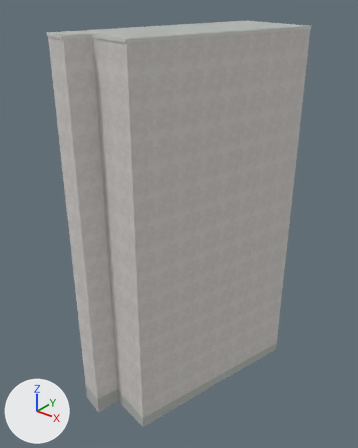
An edit to the Blender file assets/blender/buildings/osm-way-115973679.blend, drawn before and after from the same camera.
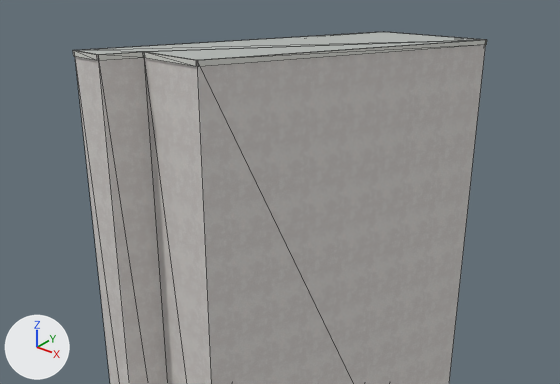
There are two pictures of each version: one whole from a camera (50 mm lens) standing at (11.24, -14.46, 16.4) and looking at (-0.32, 0.0, 7.44), one close up on the part from 0% to 100% of the width and 0% to 55% of the height. Lighting does not change. The marker at lower left points along +X, +Y and +Z. The last two pictures show the newer version. The close-ups show mesh edges as thin lines.

Before the edit, the objects in view are built like this:
```python
ob_reality_115973679_near_reality_aged_pale_plaster = bpy.data.objects.new('reality 115973679 near reality aged pale plaster', me_reality_115973679_near_reality_aged_pale_plaster)
ob_reality_115973679_near_reality_aged_pale_plaster.parent = ob_osm_way_115973679
ob_reality_115973679_near_reality_aged_pale_plaster.location = (0.0, 0.0, 0.0)
ob_reality_115973679_near_reality_flat_weathered_roof = bpy.data.objects.new('reality 115973679 near reality flat weathered roof', me_reality_115973679_near_reality_flat_weathered_roof)
ob_reality_115973679_near_reality_flat_weathered_roof.parent = ob_osm_way_115973679
ob_reality_115973679_near_reality_flat_weathered_roof.location = (0.0, 0.0, 0.0)
ob_reality_115973679_near_reality_pale_aluminum_sill = bpy.data.objects.new('reality 115973679 near reality pale aluminum sill', me_reality_115973679_near_reality_pale_aluminum_sill)
ob_reality_115973679_near_reality_pale_aluminum_sill.parent = ob_osm_way_115973679
ob_reality_115973679_near_reality_pale_aluminum_sill.location = (0.0, 0.0, 0.0)
```
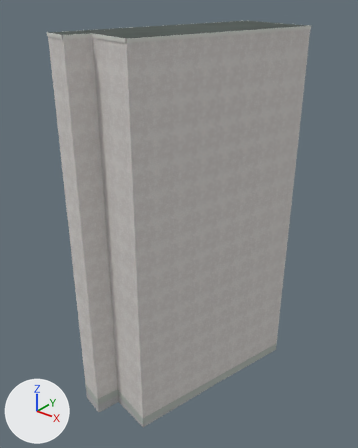
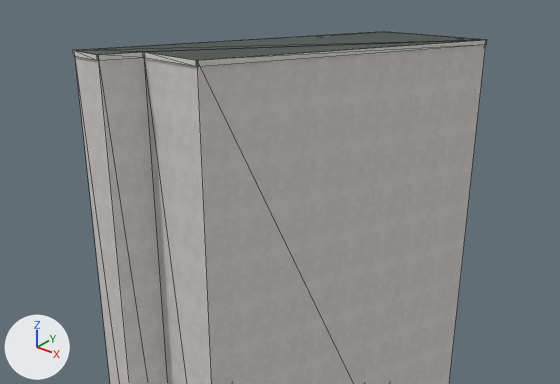
Location of each change, (x1, y1, x2, y2) in pixels of the close-ups (560 x 384 px):
'reality 115973679 near reality flat weathered roof', surface changed (darker): (77, 32, 481, 60) in both
part 1 of me_reality_115973679_near_reality_pale_aluminum_sill, added: after (73, 32, 487, 67)

Patch to the scene script:
```diff
--- a/assets/blender/buildings/osm-way-115973679.blend.py
+++ b/assets/blender/buildings/osm-way-115973679.blend.py
@@ img_roof_color_png @@
+img_roof_color_png = load_image('roof-color.png', '../../../public/models/architecture/textures/roof-color.png', 256, 256, 'sRGB')
@@ img_roof_normal_png @@
+img_roof_normal_png = load_image('roof-normal.png', '../../../public/models/architecture/textures/roof-normal.png', 256, 256, 'Non-Color')
@@ mat_reality_flat_weathered_roof @@
 mat_reality_flat_weathered_roof = bpy.data.materials.new('reality flat weathered roof')
-# nodes: BsdfPrincipled, OutputMaterial
-# colours: grey #b3b7b4
+# nodes: BsdfPrincipled, MixRGB, NormalMap, OutputMaterial, TexImage x2
+# colours: white #ffffff
+# uses the picture img_roof_color_png
+# uses the picture img_roof_normal_png
@@ me_reality_115973679_near_reality_pale_aluminum_sill @@
 # used by ob_reality_115973679_near_reality_pale_aluminum_sill; parent = ob_osm_way_115973679; location = (0.0, 0.0, 0.0)
-me_reality_115973679_near_reality_pale_aluminum_sill.from_pydata(...)  # 24 vertices, 12 faces; spans x -2.54..2.81, y -4.24..4.76, z 14.89..15.0
+me_reality_115973679_near_reality_pale_aluminum_sill.from_pydata(...)  # 48 vertices, 24 faces; spans x -2.54..2.81, y -4.24..4.76, z 14.89..15.0
+# me_reality_115973679_near_reality_pale_aluminum_sill part 1: 24 vertices added at x -2.54..2.81, y -4.24..4.76, z 15.0
 me_reality_115973679_near_reality_pale_aluminum_sill.materials.append(mat_reality_pale_aluminum_sill)
```
